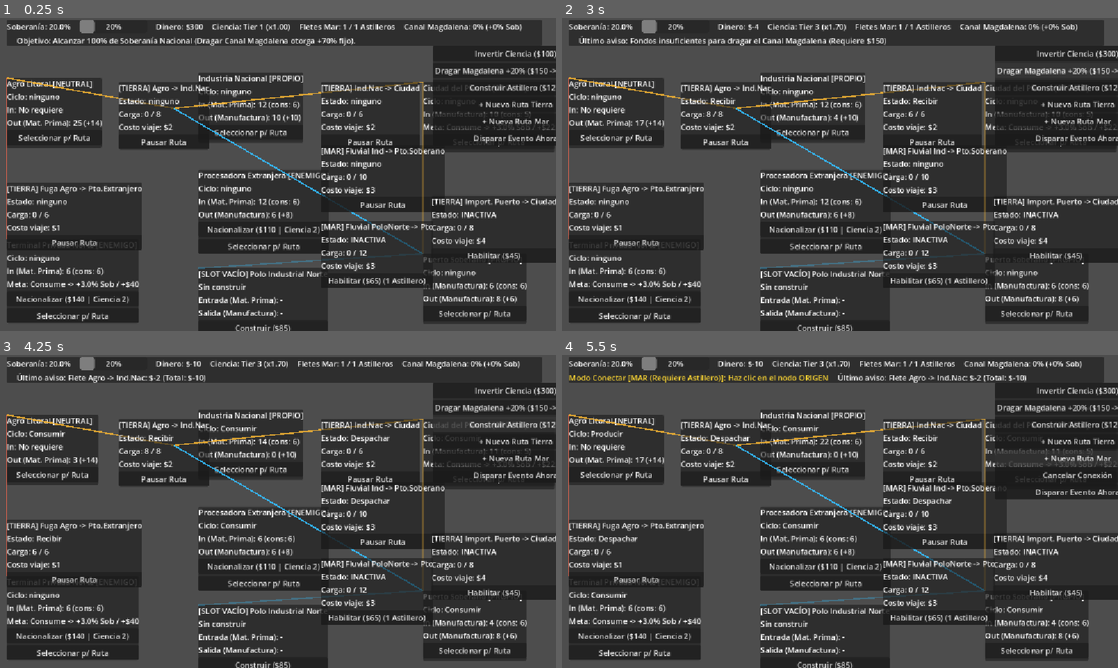
Above: before the commit, frames 1-4 (two rows, left to right).
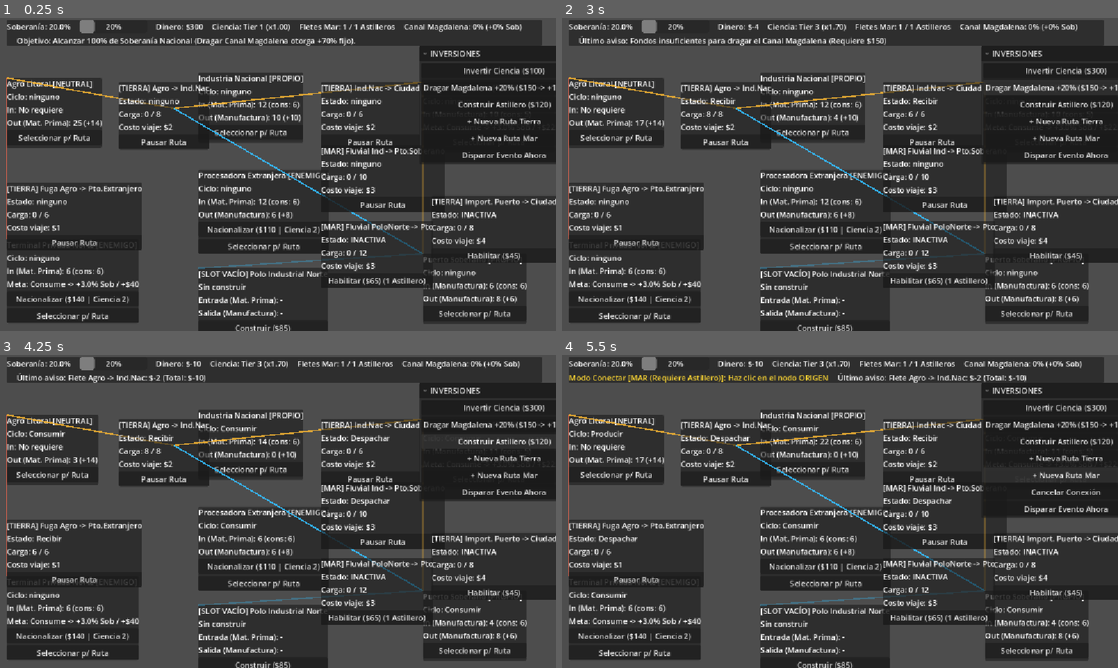
Above: after the commit, the same moments.

Repository: Jipilucas/Parana_jam_ctapo
Game: Godot game, scene res://Gestores/TestScene.tscn
Two runs of this game, one before a commit and one after it. Both use one fixed random seed, a clock stepped at 60 frames per second and the inputs below.
Inputs:
- Up to frame 1 (0.25 s): no input
- Up to frame 2 (3 s): click "Invertir Ciencia ($100)" at 0.5 s; click "Invertir Ciencia ($200)" at 1.25 s; click "Invertir Ciencia ($300)" at 2 s; click "Dragar Magdalena +20% ($150 -…" at 2.75 s
- Up to frame 3 (4.25 s): click "Construir Astillero ($120)" at 3.5 s
- Up to frame 4 (5.5 s): click "+ Nueva Ruta Tierra" at 4.25 s; click "+ Nueva Ruta Mar" at 5 s

The runs differ from the first frame. In frame 1, 2.8% of the frame differs, in the area x 75-100%, y 8-47%; in frame 2, 2.9%; in frame 3, 2.9%; in frame 4, 3.6%, in the area x 75-100%, y 8-52%.

Commit message:
Update hud_principal.tscn

Diff:
--- a/parana-da-soberano/Gestores/UI/hud_principal.tscn
+++ b/parana-da-soberano/Gestores/UI/hud_principal.tscn
@@ -12,13 +12,13 @@
 lbl_magdalena = NodePath("BarraSuperior/VBoxContainer/FilaIndicadores/LblMagdalena")
 lbl_modo_ruta = NodePath("BarraSuperior/VBoxContainer/FilaAvisos/LblModoRuta")
 lbl_log = NodePath("BarraSuperior/VBoxContainer/FilaAvisos/LblLog")
-btn_inv_ciencia = NodePath("PanelContainer/Botones/BtnInvCiencia")
-btn_inv_magdalena = NodePath("PanelContainer/Botones/BtnInvMagdalena")
-btn_inv_astillero = NodePath("PanelContainer/Botones/BtnInvAstillero")
-btn_ruta_tierra = NodePath("PanelContainer/Botones/BtnRutaTierra")
-btn_ruta_mar = NodePath("PanelContainer/Botones/BtnRutaMar")
-btn_cancelar_ruta = NodePath("PanelContainer/Botones/BtnCancelarRuta")
-btn_evento_test = NodePath("PanelContainer/Botones/BtnEventoTest")
+btn_inv_ciencia = NodePath("FoldableContainer/PanelContainer/Botones/BtnInvCiencia")
+btn_inv_magdalena = NodePath("FoldableContainer/PanelContainer/Botones/BtnInvMagdalena")
+btn_inv_astillero = NodePath("FoldableContainer/PanelContainer/Botones/BtnInvAstillero")
+btn_ruta_tierra = NodePath("FoldableContainer/PanelContainer/Botones/BtnRutaTierra")
+btn_ruta_mar = NodePath("FoldableContainer/PanelContainer/Botones/BtnRutaMar")
+btn_cancelar_ruta = NodePath("FoldableContainer/PanelContainer/Botones/BtnCancelarRuta")
+btn_evento_test = NodePath("FoldableContainer/PanelContainer/Botones/BtnEventoTest")
 panel_evento = NodePath("PanelEvento")
 lbl_titulo_evento = NodePath("PanelEvento/VBoxEvento/LblTituloEvento")
 lbl_desc_evento = NodePath("PanelEvento/VBoxEvento/LblDescEvento")
@@ -117,52 +117,56 @@
 layout_mode = 2
 text = "Opción 3"
 
-[node name="PanelContainer" type="PanelContainer" parent="." unique_id=1052720966]
-offset_left = 897.0
+[node name="FoldableContainer" type="FoldableContainer" parent="." unique_id=2005983210]
+offset_left = 869.0
 offset_top = 58.0
-offset_right = 1144.0
-offset_bottom = 264.0
+offset_right = 1124.0
+offset_bottom = 303.0
+title = "INVERSIONES"
 
-[node name="Botones" type="VBoxContainer" parent="PanelContainer" unique_id=956986627]
+[node name="PanelContainer" type="PanelContainer" parent="FoldableContainer" unique_id=1052720966]
+layout_mode = 2
+
+[node name="Botones" type="VBoxContainer" parent="FoldableContainer/PanelContainer" unique_id=956986627]
 layout_mode = 2
 size_flags_vertical = 8
 
-[node name="BtnInvCiencia" type="Button" parent="PanelContainer/Botones" unique_id=842275756]
+[node name="BtnInvCiencia" type="Button" parent="FoldableContainer/PanelContainer/Botones" unique_id=842275756]
 layout_mode = 2
 text = "Invertir Ciencia ($100)"
 
-[node name="BtnInvMagdalena" type="Button" parent="PanelContainer/Botones" unique_id=163070629]
+[node name="BtnInvMagdalena" type="Button" parent="FoldableContainer/PanelContainer/Botones" unique_id=163070629]
 layout_mode = 2
 text = "Dragar Magdalena +20% ($150)"
 
-[node name="BtnInvAstillero" type="Button" parent="PanelContainer/Botones" unique_id=697376044]
+[node name="BtnInvAstillero" type="Button" parent="FoldableContainer/PanelContainer/Botones" unique_id=697376044]
 layout_mode = 2
 text = "Construir Astillero ($120)"
 
-[node name="BtnRutaTierra" type="Button" parent="PanelContainer/Botones" unique_id=104476057]
+[node name="BtnRutaTierra" type="Button" parent="FoldableContainer/PanelContainer/Botones" unique_id=104476057]
 layout_mode = 2
 text = "+ Nueva Ruta Tierra"
 
-[node name="BtnRutaMar" type="Button" parent="PanelContainer/Botones" unique_id=851942328]
+[node name="BtnRutaMar" type="Button" parent="FoldableContainer/PanelContainer/Botones" unique_id=851942328]
 layout_mode = 2
 text = "+ Nueva Ruta Mar"
 
-[node name="BtnCancelarRuta" type="Button" parent="PanelContainer/Botones" unique_id=59613351]
+[node name="BtnCancelarRuta" type="Button" parent="FoldableContainer/PanelContainer/Botones" unique_id=59613351]
 visible = false
 layout_mode = 2
 text = "Cancelar Conexión"
 
-[node name="BtnEventoTest" type="Button" parent="PanelContainer/Botones" unique_id=351094319]
+[node name="BtnEventoTest" type="Button" parent="FoldableContainer/PanelContainer/Botones" unique_id=351094319]
 layout_mode = 2
 text = "Disparar Evento Ahora"
 
 [connection signal="pressed" from="PanelEvento/VBoxEvento/OpcionesContainer/BtnOpcion1" to="." method="_on_btn_opcion_1_pressed"]
 [connection signal="pressed" from="PanelEvento/VBoxEvento/OpcionesContainer/BtnOpcion2" to="." method="_on_btn_opcion_2_pressed"]
 [connection signal="pressed" from="PanelEvento/VBoxEvento/OpcionesContainer/BtnOpcion3" to="." method="_on_btn_opcion_3_pressed"]
-[connection signal="pressed" from="PanelContainer/Botones/BtnInvCiencia" to="." method="_on_btn_inv_ciencia_pressed"]
-[connection signal="pressed" from="PanelContainer/Botones/BtnInvMagdalena" to="." method="_on_btn_inv_magdalena_pressed"]
-[connection signal="pressed" from="PanelContainer/Botones/BtnInvAstillero" to="." method="_on_btn_inv_astillero_pressed"]
-[connection signal="pressed" from="PanelContainer/Botones/BtnRutaTierra" to="." method="_on_btn_ruta_tierra_pressed"]
-[connection signal="pressed" from="PanelContainer/Botones/BtnRutaMar" to="." method="_on_btn_ruta_mar_pressed"]
-[connection signal="pressed" from="PanelContainer/Botones/BtnCancelarRuta" to="." method="_on_btn_cancelar_ruta_pressed"]
-[connection signal="pressed" from="PanelContainer/Botones/BtnEventoTest" to="." method="_on_btn_evento_test_pressed"]
+[connection signal="pressed" from="FoldableContainer/PanelContainer/Botones/BtnInvCiencia" to="." method="_on_btn_inv_ciencia_pressed"]
+[connection signal="pressed" from="FoldableContainer/PanelContainer/Botones/BtnInvMagdalena" to="." method="_on_btn_inv_magdalena_pressed"]
+[connection signal="pressed" from="FoldableContainer/PanelContainer/Botones/BtnInvAstillero" to="." method="_on_btn_inv_astillero_pressed"]
+[connection signal="pressed" from="FoldableContainer/PanelContainer/Botones/BtnRutaTierra" to="." method="_on_btn_ruta_tierra_pressed"]
+[connection signal="pressed" from="FoldableContainer/PanelContainer/Botones/BtnRutaMar" to="." method="_on_btn_ruta_mar_pressed"]
+[connection signal="pressed" from="FoldableContainer/PanelContainer/Botones/BtnCancelarRuta" to="." method="_on_btn_cancelar_ruta_pressed"]
+[connection signal="pressed" from="FoldableContainer/PanelContainer/Botones/BtnEventoTest" to="." method="_on_btn_evento_test_pressed"]
